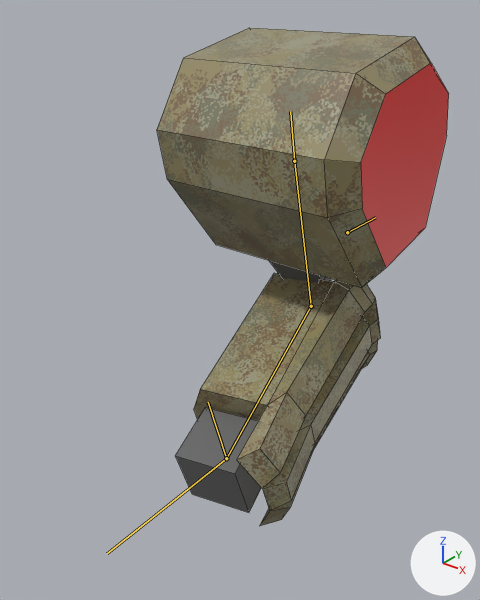
One commit to the Blender file resources/mechparts/arml/mech_arml00.blend: the scene before it, then after it.
Before and after are seen from a 50 mm lens placed at (0.902, -1.089, 0.327), pointed at (0.251, -0.275, -0.177). The axes (+X, +Y, +Z) are drawn at lower right. The lights are the same throughout. Both versions are drawn at frame 15 of the action 'shoot_in'; the numbers are the values there. The bones that bend it are drawn over the model as lines. Mesh edges are drawn as thin lines.

Objects in the first picture: 'arm'.
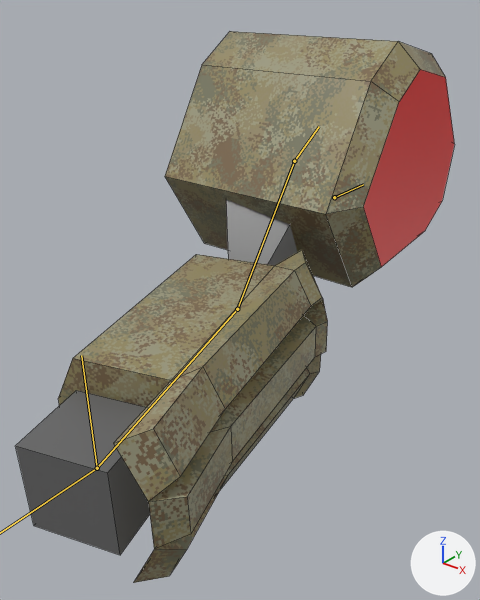
Edits to the bpy script that builds the scene:
```text
Change bone_arm_ik_pole:
    where bone_arm_ik_pole = bpy.data.objects['Armature'].pose.bones['arm_ik_pole']
    bone_arm_ik_pole.location: (-0.039, 0.0, 0.074) -> (-0.083, 0.0, 0.156)
Change bone_arm_ik_target:
    where bone_arm_ik_target = bpy.data.objects['Armature'].pose.bones['arm_ik_target']
    bone_arm_ik_target.location: (-0.095, 0.332, 0.247) -> (-0.2, 0.7, 0.521)
```

Changed parts and their boxes [x1, y1, x2, y2] in the pictures (480 x 600 px):
'arm', posed (50% wider, 11% taller)
    before: [157, 28, 449, 526]
    after: [16, 31, 455, 583]
bone 'arm_ik_pole', root to tip
    before: (347, 232) to (375, 217)
    after: (334, 197) to (363, 184)
